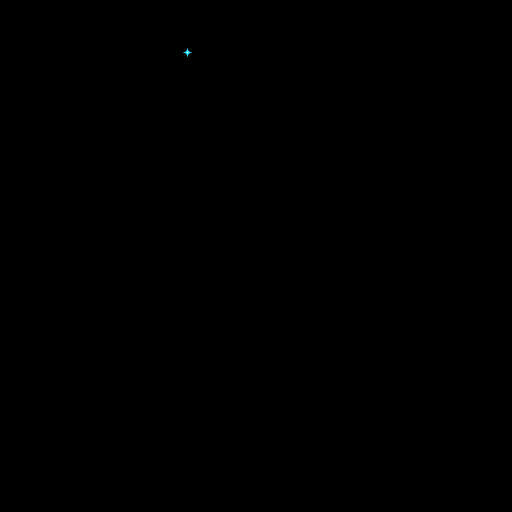
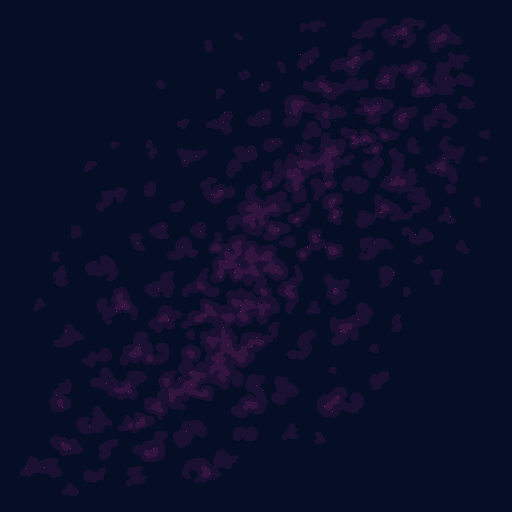
Comparing the layer stacks of the two 512x512 images. Changes:
added layer "star4" above "star3" over [251, 63, 384, 205]
added layer "star3" above "star4 #2" over [26, 29, 451, 474]
added layer "star4 #2" above "star4 #1" over [57, 27, 447, 478]
added layer "star4 #1" above "background" over [20, 18, 490, 496]
renamed "space" to "background", painted on it over [0, 0, 512, 512]
